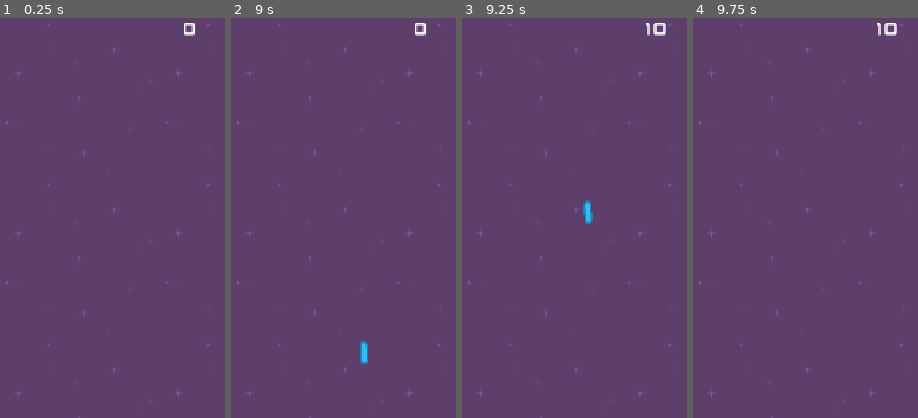
Above: before the commit, frames 1-4 (left to right).
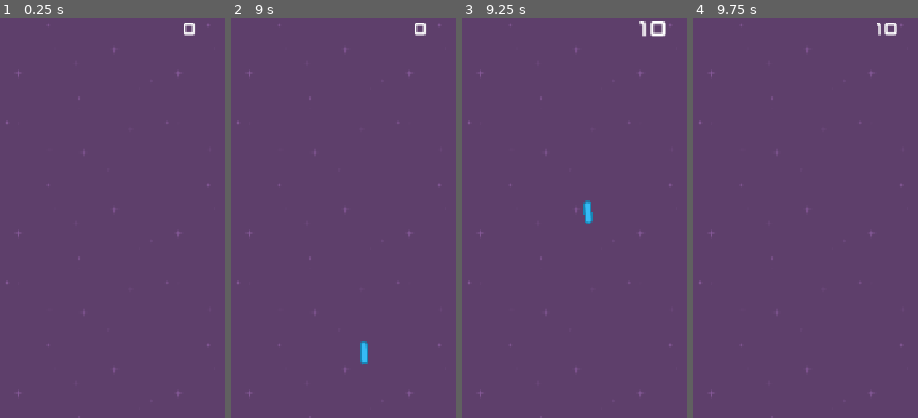
Above: after the commit, the same moments.

Repository: Gael046/Godot-Engine
Game: Godot game, scene res://Scenes/main.tscn
Same seed, same stepped clock (60 frames per second), same inputs: the game is played once before the commit and once after it.
Inputs (mouse positions are % of the whole screen's width and height, from its top left):
- Up to frame 1 (0.25 s): no input
- Up to frame 2 (9 s): tap Enter at 0.5 s; move the mouse to (72, 45) at 0.52 s; press the mouse at (72, 45) at 0.53 s; hold Right (move_right) 0.53-1.28 s; move the mouse to (30, 55) at 1.27 s; release the mouse at (30, 55) at 1.28 s; hold Left (move_left) 1.28-2.03 s; click (30, 55) at 1.35 s; move the mouse to (60, 28) at 2.02 s; press the mouse at (60, 28) at 2.03 s; hold Right (move_right) 2.03-3.53 s; move the mouse to (45, 70) at 2.77 s; release the mouse at (45, 70) at 2.78 s; click (45, 70) at 2.85 s; move the mouse to (80, 65) at 3.52 s; press the mouse at (80, 65) at 3.53 s; hold Left (move_left) 3.53-5.78 s; move the mouse to (20, 35) at 4.27 s; release the mouse at (20, 35) at 4.28 s; click (20, 35) at 4.35 s; move the mouse to (55, 50) at 5.02 s; press the mouse at (55, 50) at 5.03 s; move the mouse to (35, 25) at 5.77 s; release the mouse at (35, 25) at 5.78 s; hold Right (move_right) 5.78-8.03 s; click (35, 25) at 5.85 s; move the mouse to (72, 45) at 6.52 s; press the mouse at (72, 45) at 6.53 s; move the mouse to (30, 55) at 7.27 s; release the mouse at (30, 55) at 7.28 s; click (30, 55) at 7.35 s; move the mouse to (60, 28) at 8.02 s; press the mouse at (60, 28) at 8.03 s; hold Left (move_left) from 8.03 s (still down); move the mouse to (45, 70) at 8.77 s; release the mouse at (45, 70) at 8.78 s; click (45, 70) at 8.85 s
- Up to frame 3 (9.25 s): keep holding Left (move_left)
- Up to frame 4 (9.75 s): move the mouse to (80, 65) at 9.52 s; release Left (move_left) at 9.53 s; press the mouse at (80, 65) at 9.53 s; hold Right (move_right) from 9.53 s (still down)
The pictures show only the part of the screen within x 50-100%, y 0-50%; the shares and areas given below are measured in that part.

Frames 1-2 are identical in both runs. In frame 3, 0.4% of the frame differs, in the area x 78-91%, y 0-5%; in frame 4, nothing differs.

Commit message:
ajout tween 1.5

Diff:
--- a/TD1/Scenes/hud.tscn
+++ b/TD1/Scenes/hud.tscn
@@ -7,6 +7,11 @@
 [node name="Hud" type="CanvasLayer" unique_id=1156008407]
 process_mode = 3
 script = ExtResource("1_bjfho")
+
+[node name="ColorRect" type="ColorRect" parent="." unique_id=2106334374]
+offset_right = 721.0
+offset_bottom = 1280.0
+color = Color(1, 0, 0, 0)
 
 [node name="Label" type="Label" parent="." unique_id=149724642]
 anchors_preset = 1
--- a/TD1/Scripts/hud.gd
+++ b/TD1/Scripts/hud.gd
@@ -3,6 +3,7 @@
 @onready var score_label: Label = $Label
 @onready var life_container: HBoxContainer = $HBoxContainer
 @onready var panel: Control = $Panel
+@onready var damage_flash: ColorRect = $ColorRect
 
 func _ready() -> void:
 	panel.visible = false
@@ -13,9 +14,20 @@
 	pass
 
 func _on_score_changed(new_score: int) -> void:
+	score_label.pivot_offset = score_label.size / 2
+	score_label.scale = Vector2(1.4, 1.4)
+
+	var punch_tween: Tween = get_tree().create_tween()
+	punch_tween.tween_property(score_label, "scale", Vector2.ONE, 0.25)
+	punch_tween.set_trans(Tween.TRANS_BACK).set_ease(Tween.EASE_OUT)
+
 	score_label.text = str(new_score)
 
 func _on_player_life_changed(new_life: int) -> void:
+	damage_flash.color = Color(1, 0, 0, 0.4)
+	var flash_tween: Tween = get_tree().create_tween()
+	flash_tween.tween_property(damage_flash, "color", Color(1, 0, 0, 0), 0.25)
+	flash_tween.set_trans(Tween.TRANS_BACK).set_ease(Tween.EASE_OUT)
 	for i: int in life_container.get_child_count():
 		life_container.get_child(i).visible = i < new_life
 	if(new_life == 0):
